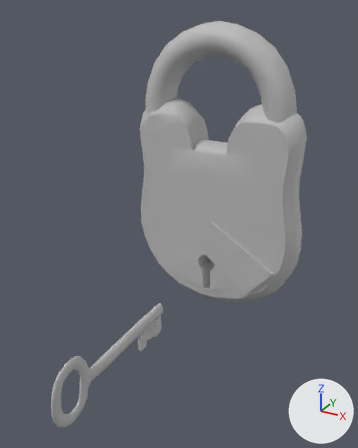
Before and after pictures for a commit that changed the FBX model REMOblig2/Import/LockAndKeyIDLE.fbx.
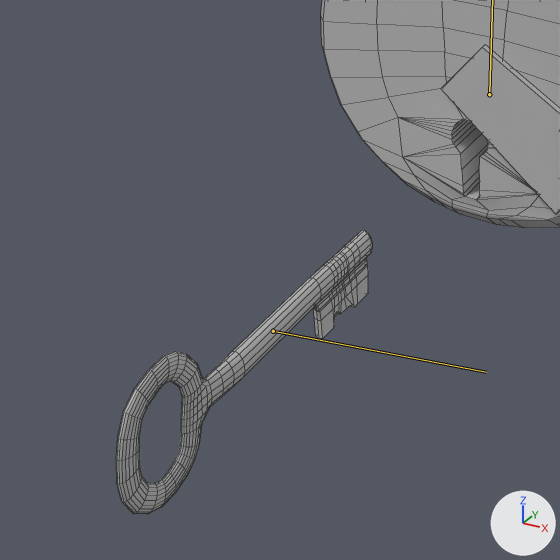
There are two pictures of each version: one whole from a 50 mm camera at (0.0718, -0.1602, 0.0633) aimed at (0.0064, -0.0413, 0.0039), one close up on the part from 0% to 69% of the width and 45% to 100% of the height. Arrows for +X, +Y and +Z are at lower right; the lights stay in place. Both versions are drawn at frame 3 of the action 'Take 001'; the numbers are the values there. The bones that bend it are drawn over the model as lines in the close-ups. The close-ups show mesh edges as thin lines.
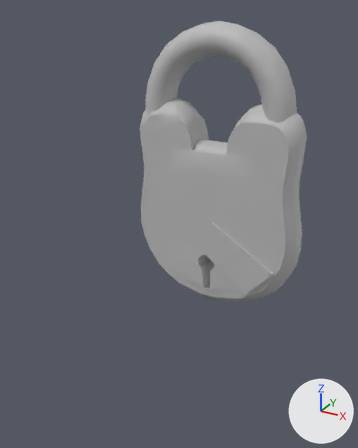
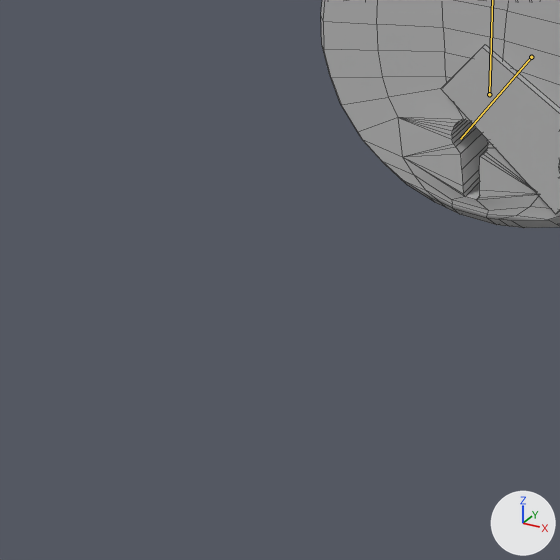
Commit message: IDLE Animation for Key

Location of each change, [x1, y1, x2, y2] in pixels of the close-ups (560 x 560 px):
'pCube4', posed
    before: [116, 0, 560, 514]
    after: [321, 0, 560, 228]
bone 'Key', root to tip
    before: (273, 331) to (486, 372)
    after: (531, 57) to (460, 139)

The edits, one by one:
Bone 'Key' (bone_key) moves from (0.0, 0.0, 4.78) to (-1.1, 0.74, -2.19).
Bone 'Key' (bone_key) turns from (0, 0, 0) to (87, -2, -90) degrees about its own x, y and z.
